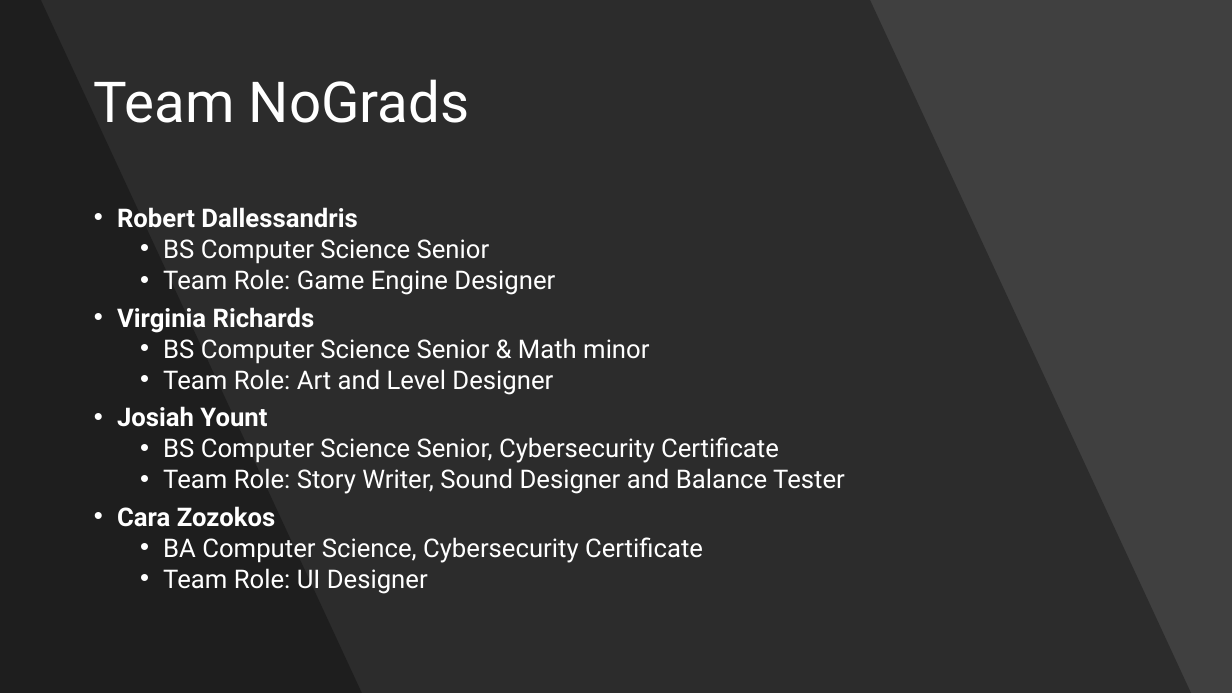
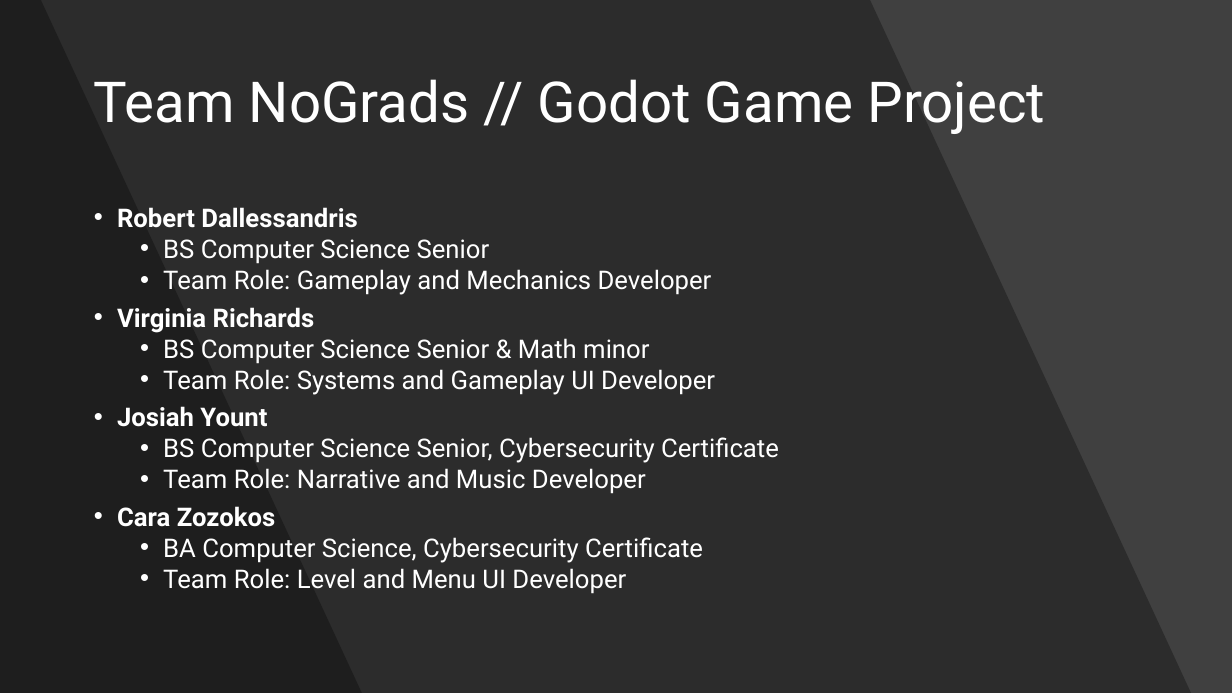
Before and after one commit to WSU-cshimizu/ceg4110-group-project-no-grads, a slide deck: slide 2 of presentation materials/PresentationPowerpoint.pptx. Drawn at 1232x693 pixels with LibreOffice and Linux fonts; fonts in the diff are those of the drawing. Boxes give left, top, right and bottom in pixels: in the first picture for what was removed or moved away, otherwise in the second. Text is boxed around its words. In the diff, an @@ line names an element or a change of style, - is before the commit and + after.

Commit message:
Added more to the presentation powerpoint

```diff
--- a/presentation materials/PresentationPowerpoint.pptx
+++ b/presentation materials/PresentationPowerpoint.pptx
@@ title at [94, 79, 1046, 134]: text changed @@
-Team NoGrads
+Team NoGrads // Godot Game Project
@@ text at [163, 269, 712, 295]: text changed @@
-  • Team Role: Game Engine Designer
+  • Team Role: Gameplay and Mechanics Developer
@@ text at [163, 369, 715, 395]: text changed @@
-  • Team Role: Art and Level Designer
+  • Team Role: Systems and Gameplay UI Developer
@@ text at [163, 468, 646, 494]: text changed @@
-  • Team Role: Story Writer, Sound Designer and Balance Tester
+  • Team Role: Narrative and Music Developer
@@ text at [163, 568, 626, 594]: text changed @@
-  • Team Role: UI Designer
+  • Team Role: Level and Menu UI Developer
```
Also in this commit, not shown: 1 other slide changed, 4 slides added.
